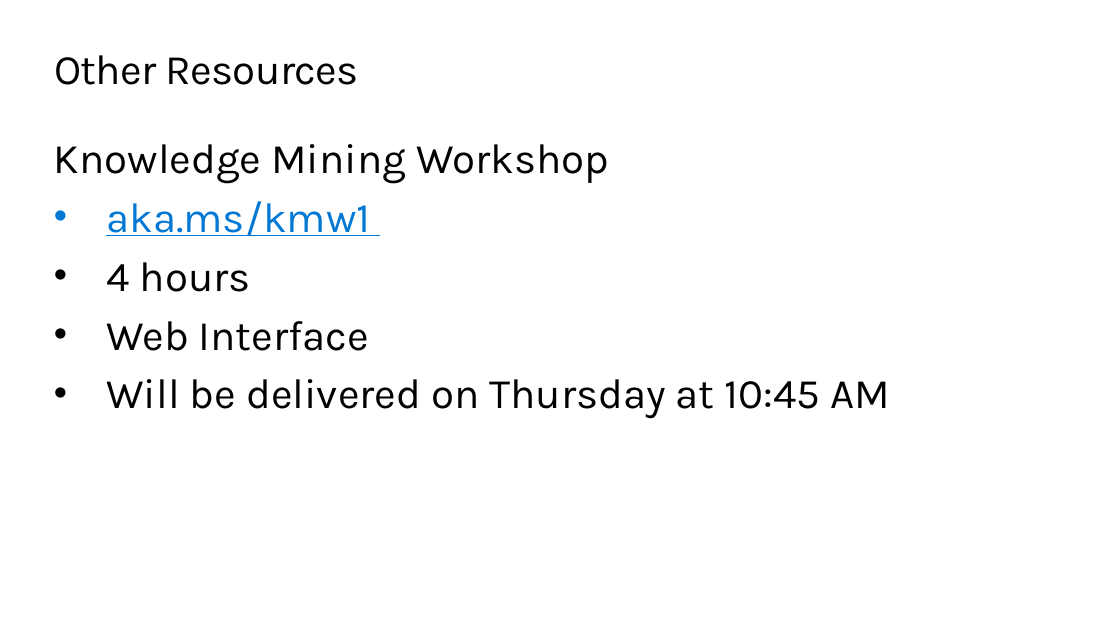
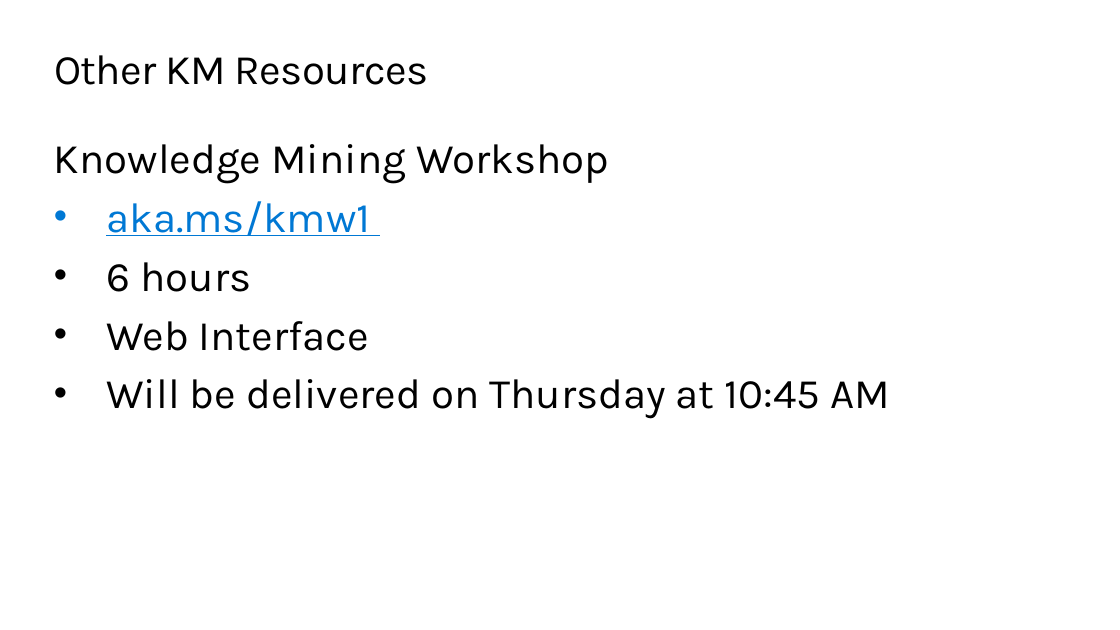
Before and after one commit to QuirkyDataScientist1978/Build-a-knowledge-mining-solution-using-Azure-AI, a slide deck: slide 6 of resources/slides/Opening.pptx (slide 4 before the commit). Drawn at 1120x630 pixels with LibreOffice and Linux fonts; fonts in the diff are those of the drawing; background and template pictures are left out. Boxes give left, top, right and bottom in pixels: in the first picture for what was removed or moved away, otherwise in the second. Text is boxed around its words. In the diff, an @@ line names an element or a change of style, - is before the commit and + after.

```diff
--- a/resources/slides/Opening.pptx
+++ b/resources/slides/Opening.pptx
@@ title at [54, 55, 428, 85]: text changed @@
-Other Resources
+Other KM Resources
@@ text at [106, 262, 251, 292]: text changed @@
-• 4 hours
+• 6 hours
```
Also in this commit, not shown: 4 other slides changed, 3 slides added.
